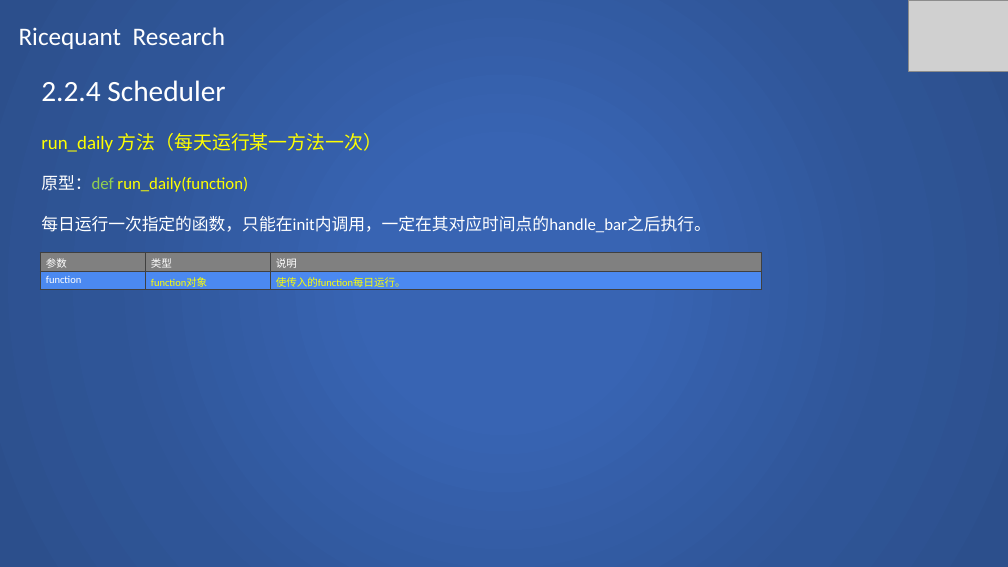
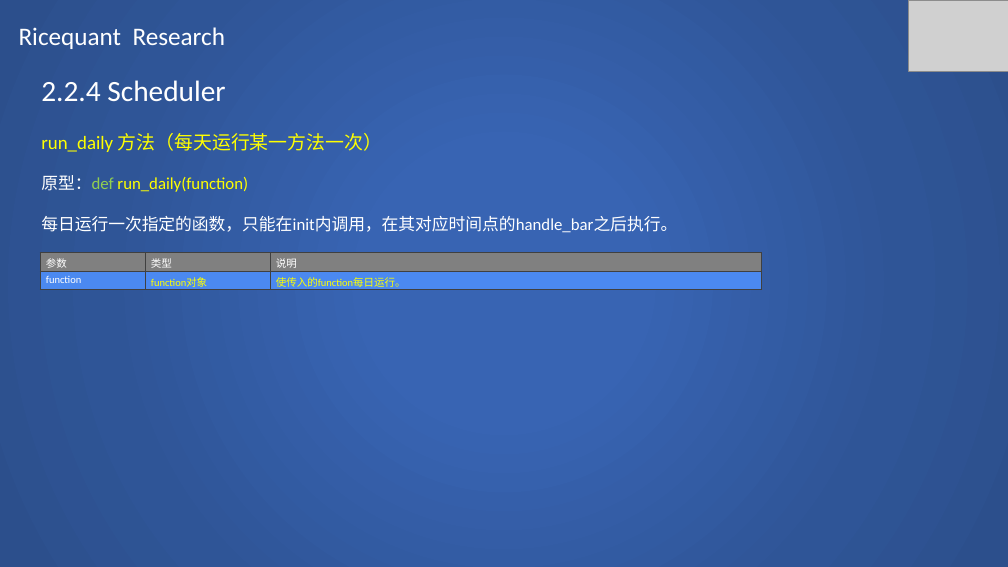
Before and after one commit to SCITLAS/Stellar, a slide deck: slide 28 of Stellar_0.1/documents/rice_quant_research.pptx. Drawn at 1008x567 pixels with LibreOffice and Linux fonts; fonts in the diff are those of the drawing; grey boxes stand for pictures. Boxes give left, top, right and bottom in pixels: in the first picture for what was removed or moved away, otherwise in the second. Text is boxed around its words. In the diff, an @@ line names an element or a change of style, - is before the commit and + after.

```diff
--- a/Stellar_0.1/documents/rice_quant_research.pptx
+++ b/Stellar_0.1/documents/rice_quant_research.pptx
@@ text at box(41, 216, 677, 233): text changed @@
-每日运行一次指定的函数，只能在init内调用，一定在其对应时间点的handle_bar之后执行。
+每日运行一次指定的函数，只能在init内调用，在其对应时间点的handle_bar之后执行。
```
Also in this commit, not shown: 19 other slides changed, 22 slides added, 1 other file.
